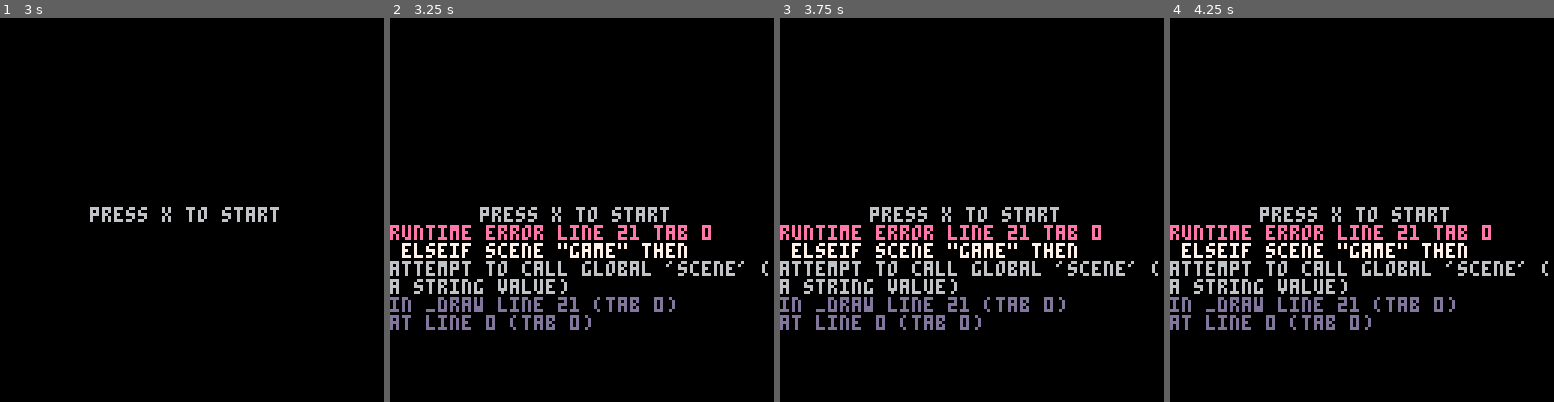
Above: before the commit, frames 1-4 (left to right).
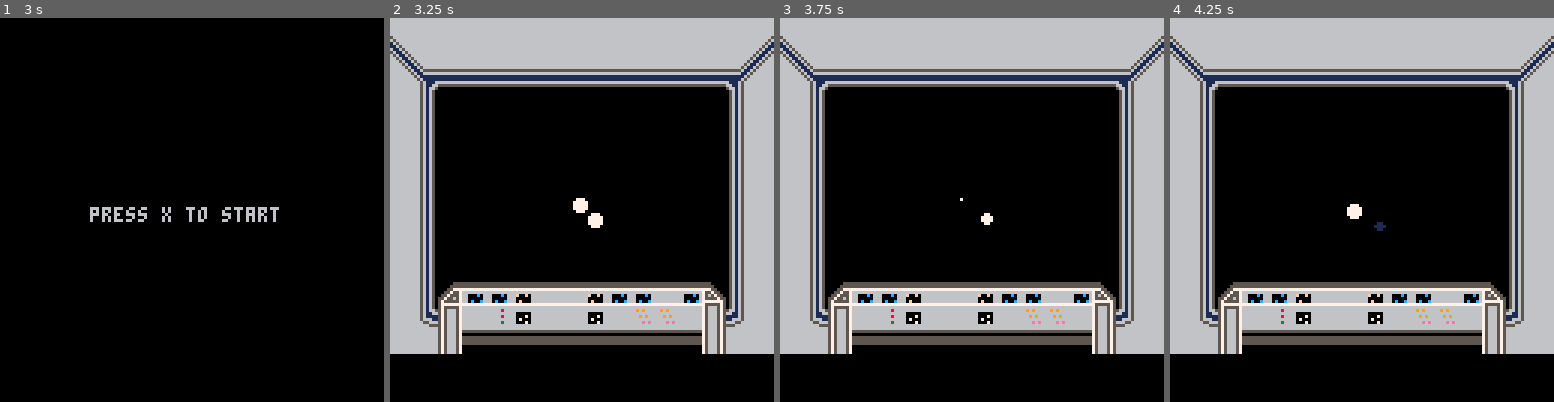
Above: after the commit, the same moments.

Repository: bthompsonevan/Project-2792
Game: PICO-8 cartridge project_2792.p8
Two runs of this game, one before a commit and one after it. Both use one fixed random seed, a clock stepped at 60 frames per second and the inputs below.
Inputs:
- Up to frame 1 (3 s): tap X (X key) at 0.33, 1.07, 1.85, 2.97 s; tap O (Z key) at 0.7, 1.7, 2.1, 2.5, 2.9 s; hold Right 1.6-2.1 s; hold Up 2.15-2.42 s; hold Right from 2.47 s (still down)
- Up to frame 2 (3.25 s): release Right at 3.03 s; hold Left from 3.08 s (still down)
- Up to frame 3 (3.75 s): tap O (Z key) at 3.3, 3.7 s; release Left at 3.58 s; hold Down from 3.63 s (still down)
- Up to frame 4 (4.25 s): release Down at 3.97 s; hold Right from 4.02 s (still down); tap X (X key) at 4.08 s; tap O (Z key) at 4.1 s

Frame 1 is identical in both runs. In frame 2, 50% of the frame differs, in the area x 0-100%, y 0-88%; in frame 3, 50%; in frame 4, 50%.
Error before the commit: runtime error line 21 tab 0; elseif scene "game" then; attempt to call global 'scene' (a string value)

Commit message:
added missing == sign for elsif statements in main update and draw tab

Diff:
--- a/project_2792.p8
+++ b/project_2792.p8
@@ -13,7 +13,7 @@
 function _update()
 	if scene=="menu" then
 		update_menu()
-	elseif scene "game" then
+	elseif scene=="game" then
 		update_game()
 	end
 end
@@ -21,7 +21,7 @@
 function _draw()
 	if scene=="menu" then
 		draw_menu()
-	elseif scene "game" then
+	elseif scene=="game" then
 		draw_game()
 	end
 end
@@ -51,8 +51,8 @@
 	cls()
 
 	mapdraw()
-spr(rndnum(16),64,64)
-spr(rndnum(16),59,59)
+	spr(rndnum(16),64,64)
+	spr(rndnum(16),59,59)
 
 end
 -->8
